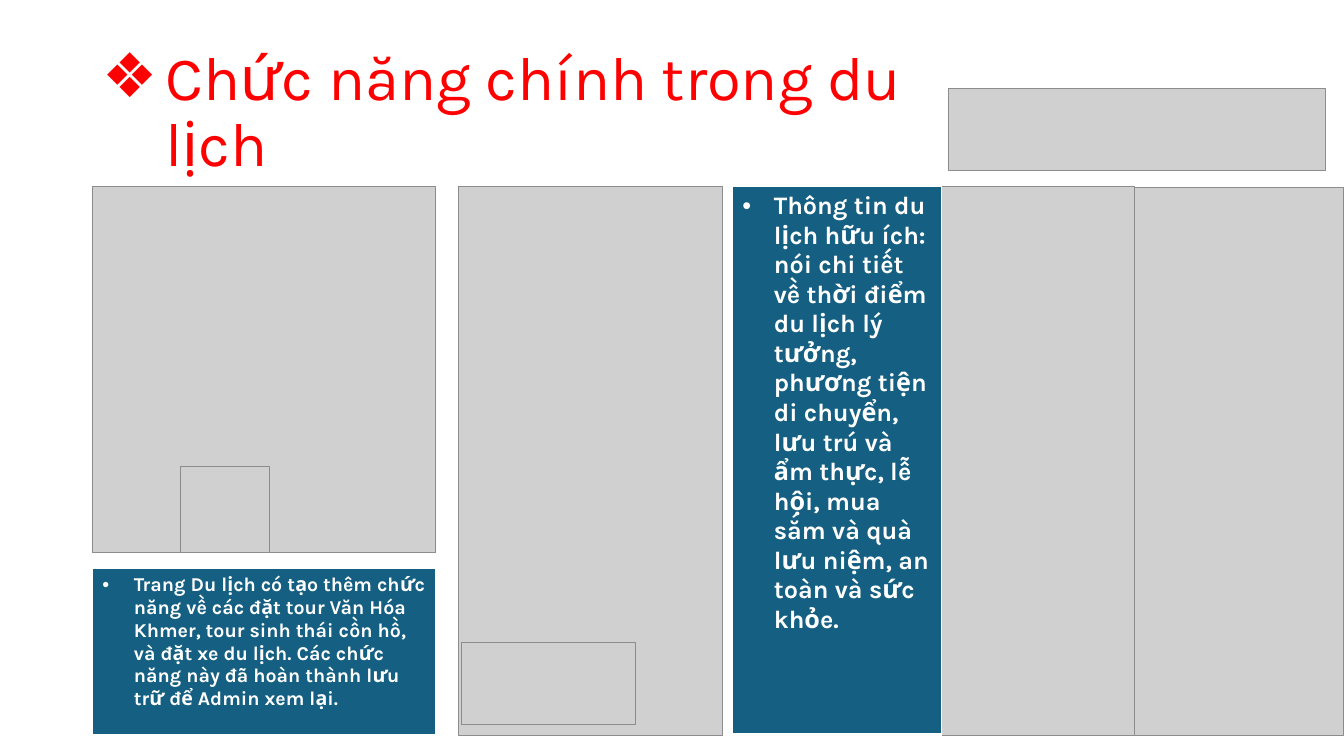
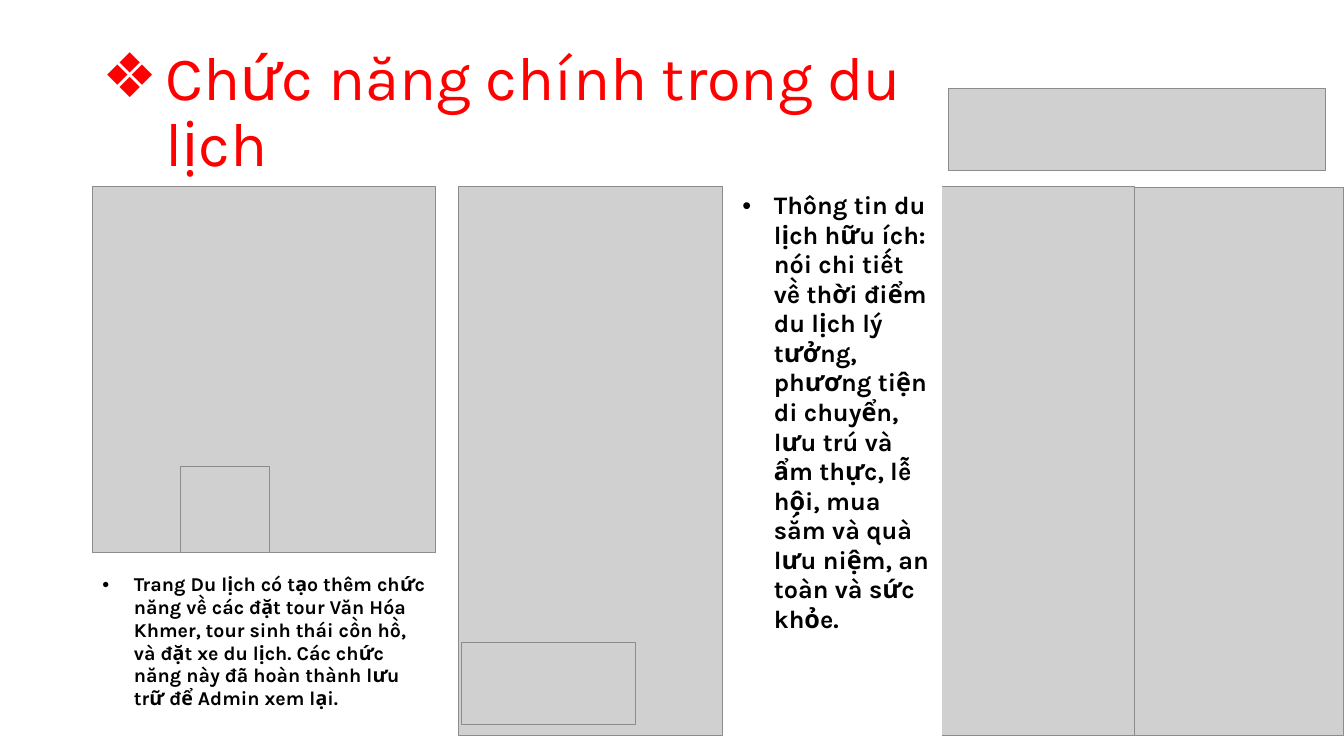
Before and after one commit to Thachnhutminh84/ThachNhutMinh-CSN, a slide deck: slide 8 of word CSN/XÂY DỰNG WEBSITE GIỚI THIỆU DI TÍCH TRÊN.pptx (slide 7 before the commit). Drawn at 1344x756 pixels with LibreOffice and Linux fonts; fonts in the diff are those of the drawing; grey boxes stand for pictures. Boxes give left, top, right and bottom in pixels: in the first picture for what was removed or moved away, otherwise in the second. Text is boxed around its words. In the diff, an @@ line names an element or a change of style, - is before the commit and + after.

```diff
--- a/word CSN/XÂY DỰNG WEBSITE GIỚI THIỆU DI TÍCH TRÊN.pptx
+++ b/word CSN/XÂY DỰNG WEBSITE GIỚI THIỆU DI TÍCH TRÊN.pptx
@@ table at (732,187,942,736) @@
@@ fill #156082 to none in row 1, column 1 @@
@@ text colour #FFFFFF to #000000 @@
@@ table at (93,569,437,736) @@
@@ fill #156082 to none in row 1, column 1 @@
@@ text colour #FFFFFF to #000000 @@
```
Also in this commit, not shown: 9 other slides changed, 2 slides added, 8 other files.
